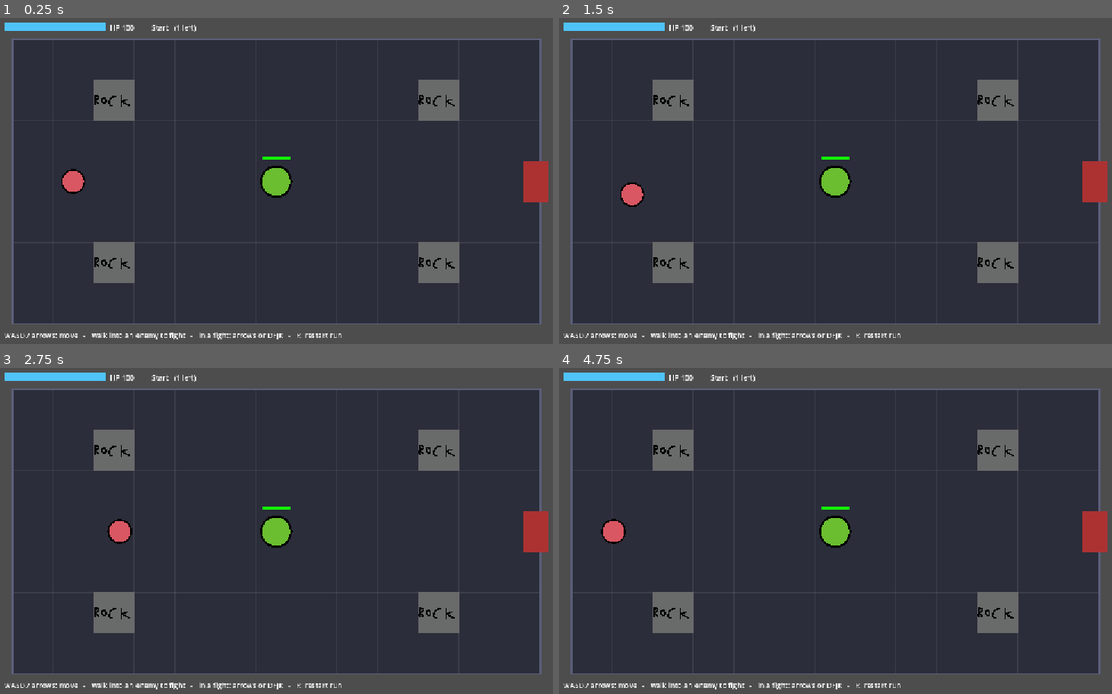
Above: before the commit, frames 1-4 (two rows, left to right).
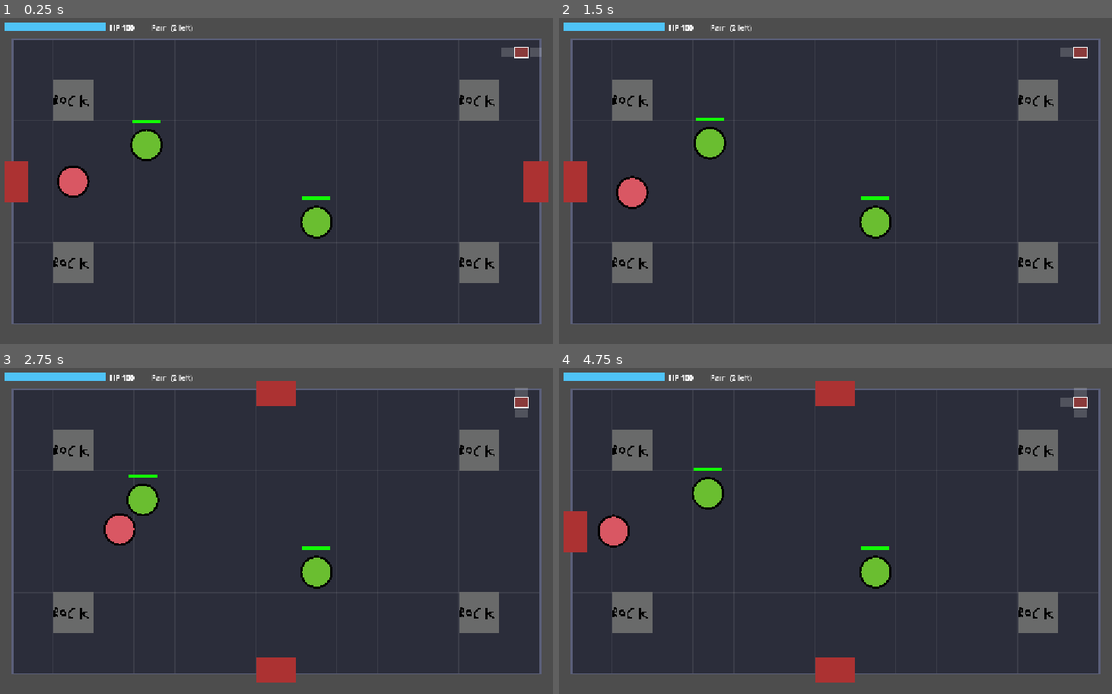
Above: after the commit, the same moments.

Repository: A41K/Rhythm-Game
Game: Godot game, scene res://scenes/room.tscn
Two runs of this game, one before a commit and one after it. Both use one fixed random seed, a clock stepped at 60 frames per second and the inputs below.
Inputs (mouse positions are in pixels of both pictures, inside the frame that each line leads up to):
- Up to frame 1 (0.25 s): no input
- Up to frame 2 (1.5 s): tap Enter at 0.5 s; move the mouse to (979, 181) at 0.52 s; hold D (move_right, bound only before the commit) 0.53-1.28 s; tap R at 0.6, 1.35 s; click (979, 181) at 0.67 s; move the mouse to (724, 216) at 1.27 s; hold S (move_down, bound only before the commit) from 1.28 s (still down)
- Up to frame 3 (2.75 s): move the mouse to (348, 469) at 2.02 s; release S (move_down, bound only before the commit) at 2.03 s; hold D (move_right, bound only before the commit) from 2.03 s (still down); tap Alt at 2.1 s; tap R at 2.3 s
- Up to frame 4 (4.75 s): move the mouse to (818, 622) at 2.77 s; release D (move_right, bound only before the commit) at 2.78 s; hold W (move_up, bound only before the commit) 2.78-3.53 s; tap Shift at 2.85 s; click (818, 622) at 2.92 s; tap R at 3.05, 3.8, 4.55 s; move the mouse to (1029, 605) at 3.52 s; hold A (move_left, bound only before the commit) from 3.53 s (still down); tap F at 3.6 s; move the mouse to (664, 495) at 4.27 s; tap J at 4.35 s

The runs differ from the first frame. In frame 1, 11% of the frame differs, in the area x 0-98%, y 2-99%; in frame 2, 11%; in frame 3, 12%; in frame 4, 12%, in the area x 0-100%, y 2-99%.
Error after the commit: Invalid assignment of property or key 'hold' with value of type 'bool' on a base object of type 'CharacterBody2D (Enemy)'. (res://scripts/room.gd:429)

Commit message:
v0.025 / The Improvement Update
- Remade how the rooms are loaded in
- Made the rooms appearing random
- Adde 4 more room types
- Reworked the enemy script
- Added movement ai to the enemies
- Remade the player movement
- Added moving animation to the player
- Removed controls text from the bottom
- Adde minimaps
- Fixed some bigger and smaller bugs
- Fixed the web version export
- Removed the old room types
- Added /pool for the rooms that can generate

Diff:
--- /dev/null
+++ b/rhythm-game/rooms/pool/corridor.json
@@ -0,0 +1,13 @@
+{
+  "name": "Corridor",
+  "layout": [
+	".............",
+	".####...####.",
+	".............",
+	"..a....a.....",
+	".............",
+	".####...####.",
+    "............."
+  ],
+  "enemies": { "a": {} }
+}
--- /dev/null
+++ b/rhythm-game/rooms/pool/pair.json
@@ -0,0 +1,17 @@
+{
+  "name": "Two types",
+  "layout": [
+	".............",
+	"..###...###..",
+	".............",
+	".....a.b.....",
+	".............",
+	"..###...###..",
+    "............."
+  ],
+  "enemies": {
+	"a": {},
+	"b": { "chart": "res://charts/hard.json" }
+  },
+  "doors": { "left": "res://rooms/room_2.json" }
+}
--- /dev/null
+++ b/rhythm-game/rooms/pool/pillars.json
@@ -0,0 +1,16 @@
+{
+  "name": "Pillars",
+  "layout": [
+	".............",
+	"..###...###..",
+	".............",
+	".....a.b.....",
+	".............",
+	"..###...###..",
+    "............."
+  ],
+  "enemies": {
+	"a": {},
+	"b": { "props": { "max_hp": 160, "chase_speed": 55, "aggro_radius": 320 } }
+  }
+}
--- a/rhythm-game/rooms/room_3.json
+++ /dev/null
@@ -1,17 +0,0 @@
-{
-  "name": "Two types",
-  "layout": [
-    ".............",
-    "..###...###..",
-    ".............",
-    ".....a.b.....",
-    ".............",
-    "..###...###..",
-    "............."
-  ],
-  "enemies": {
-    "a": {},
-    "b": { "chart": "res://charts/hard.json" }
-  },
-  "doors": { "left": "res://rooms/room_2.json" }
-}
--- a/rhythm-game/rooms/start.json
+++ b/rhythm-game/rooms/start.json
@@ -1,14 +1,21 @@
 {
-  "name": "Start",
+  "name": "Pair",
   "layout": [
-    ".............",
-    "..#.......#..",
-    ".............",
-    ".P....a......",
-    ".............",
-    "..#.......#..",
+	".............",
+	".#.........#.",
+	"...a.........",
+	".............",
+	".......c.....",
+	".#.........#.",
     "............."
   ],
-  "enemies": { "a": {} },
-  "doors": { "right": "res://rooms/room_2.json" }
+  "enemies": {
+	"a": {},
+	"c": {
+		"props": {
+			"max_hp": 60,
+			"chase_speed": 115
+			}
+		}
+	}
 }
--- a/rhythm-game/scripts/enemy.gd
+++ b/rhythm-game/scripts/enemy.gd
@@ -1,5 +1,5 @@
+extends CharacterBody2D
 class_name Enemy
-extends CharacterBody2D
 
 signal died
 
@@ -23,19 +23,27 @@
 var beat_pulse: float = 0.0
 var sprite: Texture2D = null
 var looking_left: bool = false
+var path_to: Callable = Callable()
+var random_point: Callable = Callable()
 
 
 func _ready() -> void:
 	motion_mode = CharacterBody2D.MOTION_MODE_FLOATING
 	hp = max_hp
+
+	add_to_group("enemies")
+
 	if ResourceLoader.exists(sprite_path):
 		sprite = load(sprite_path)
+
 	var shape: CollisionShape2D = CollisionShape2D.new()
 	var circle: CircleShape2D = CircleShape2D.new()
 	circle.radius = collision_radius
 	shape.shape = circle
 	add_child(shape)
+
 	Conductor.beat.connect(_on_beat)
+
 
 
 func _on_beat(_beat_number: int) -> void:
--- a/rhythm-game/scripts/player.gd
+++ b/rhythm-game/scripts/player.gd
@@ -1,69 +1,198 @@
+extends CharacterBody2D
 class_name Player
-extends CharacterBody2D
 
 signal died
 
-const SPRITE_PATH: String = "res://assets/leftcircle.png"
-const MOVE_KEYS: Dictionary = {
-	"move_left": [KEY_A, KEY_LEFT],
-	"move_right": [KEY_D, KEY_RIGHT],
-	"move_up": [KEY_W, KEY_UP],
-	"move_down": [KEY_S, KEY_DOWN],
-}
-
-@export var speed: float = 220.0
 @export var max_hp: float = 100.0
-@export var collision_radius: float = 14.0
-@export var sprite_height: float = 48.0
+@export_file("*.json") var chart_path: String = "res://test_chart.json"
+@export_file("*.ogg", "*.mp3", "*.wav") var song_path: String = ""
+@export_file("*.png", "*.webp", "*.jpg") var sprite_path: String = "res://assets/leftcircle.png"
+@export var chase_speed: float = 70.0
+@export var wander_speed: float = 35.0
+@export var aggro_radius: float = 260.0
+@export var move_speed: float = 220.0
+@export var lose_aggro_mult: float = 1.6
+@export var wander_radius: float = 170.0
+@export var idle_time: Vector2 = Vector2(0.8, 2.4)
+@export var acceleration: float = 650.0
+@export var friction: float = 900.0
+@export var separation_radius: float = 54.0
+@export var separation_strength: float = 60.0
+@export var collision_radius: float = 20.0
+@export var sprite_height: float = 64.0
 @export var art_faces_right: bool = true
+@export var color: Color = Color("4fc3f7")
+
 
 var hp: float = 100.0
-var can_move: bool = true
+var target: Node2D = null
+var engaged: bool = false
 var dead: bool = false
-var facing: Vector2 = Vector2.RIGHT
 var lunge: Vector2 = Vector2.ZERO
 var hurt_flash: float = 0.0
+var beat_pulse: float = 0.0
 var sprite: Texture2D = null
 var looking_left: bool = false
+var walk_t: float = 0.0
+var can_move: bool = true
+
+enum State { IDLE, WANDER, CHASE }
+var state: State = State.IDLE
+var state_timer: float = 0.0
+var hold: bool = false
+var path_to: Callable = Callable()
+var random_point: Callable = Callable()
+var waypoints: PackedVector2Array = PackedVector2Array()
+var repath_timer: float = 0.0
+var _probe: CircleShape2D = null
 
 
 func _ready() -> void:
 	motion_mode = CharacterBody2D.MOTION_MODE_FLOATING
 	hp = max_hp
-	if ResourceLoader.exists(SPRITE_PATH):
-		sprite = load(SPRITE_PATH)
+	if ResourceLoader.exists(sprite_path):
+		sprite = load(sprite_path)
 	var shape: CollisionShape2D = CollisionShape2D.new()
 	var circle: CircleShape2D = CircleShape2D.new()
 	circle.radius = collision_radius
 	shape.shape = circle
 	add_child(shape)
-	_setup_actions()
-
-
-func _physics_process(_delta: float) -> void:
+	_probe = CircleShape2D.new()
+	_probe.radius = collision_radius * 0.9
+	state_timer = randf_range(idle_time.x, idle_time.y)
+	Conductor.beat.connect(_on_beat)
+
+
+func _on_beat(_beat_number: int) -> void:
+	if engaged:
+		beat_pulse = 1.0
+
+
+
+func _physics_process(delta: float) -> void:
+	var direction := Vector2.ZERO
+
 	if can_move and not dead:
-		var dir: Vector2 = Input.get_vector("move_left", "move_right", "move_up", "move_down")
-		velocity = dir * speed
-		if dir != Vector2.ZERO:
-			facing = dir.normalized()
-	else:
-		velocity = Vector2.ZERO
+		direction.x = float(Input.is_physical_key_pressed(KEY_D) or Input.is_action_pressed("ui_right")) - float(Input.is_physical_key_pressed(KEY_A) or Input.is_action_pressed("ui_left"))
+		direction.y = float(Input.is_physical_key_pressed(KEY_S) or Input.is_action_pressed("ui_down")) - float(Input.is_physical_key_pressed(KEY_W) or Input.is_action_pressed("ui_up"))
+
+	if direction.length() > 1.0:
+		direction = direction.normalized()
+
+	velocity = direction * move_speed
 	move_and_slide()
+
+	if absf(velocity.x) > 1.0:
+		looking_left = velocity.x < 0.0
+
+
+func _think(delta: float) -> Vector2:
+	if target != null:
+		var dist: float = global_position.distance_to(target.global_position)
+		var limit: float = aggro_radius * (lose_aggro_mult if state == State.CHASE else 1.0)
+		if dist < limit:
+			if state != State.CHASE:
+				state = State.CHASE
+				repath_timer = 0.0
+				waypoints.clear()
+			return _chase(delta)
+	if state == State.CHASE:
+		_enter_idle()
+	return _wander(delta)
+
+
+func _chase(delta: float) -> Vector2:
+	var goal: Vector2 = target.global_position
+	if _line_clear(goal):
+		waypoints.clear()
+		return global_position.direction_to(goal) * chase_speed
+	repath_timer -= delta
+	if repath_timer <= 0.0 or waypoints.is_empty():
+		repath_timer = 0.25
+		waypoints = _get_path(goal)
+	return _follow(chase_speed)
+
+
+func _wander(delta: float) -> Vector2:
+	state_timer -= delta
+	if state == State.IDLE:
+		if state_timer <= 0.0 and random_point.is_valid():
+			var goal: Vector2 = random_point.call(global_position, wander_radius)
+			waypoints = _get_path(goal)
+			state = State.WANDER
+			state_timer = 4.0
+		return Vector2.ZERO
+	if state_timer <= 0.0 or waypoints.is_empty():
+		_enter_idle()
+		return Vector2.ZERO
+	return _follow(wander_speed)
+
+
+func _enter_idle() -> void:
+	state = State.IDLE
+	state_timer = randf_range(idle_time.x, idle_time.y)
+	waypoints.clear()
+
+
+func _get_path(goal: Vector2) -> PackedVector2Array:
+	if path_to.is_valid():
+		return path_to.call(global_position, goal)
+	return PackedVector2Array([goal])
+
+func face(target_pos: Vector2) -> void:
+	looking_left = target_pos.x < global_position.x
+	queue_redraw()
+
+func _follow(speed: float) -> Vector2:
+	while not waypoints.is_empty() and global_position.distance_to(waypoints[0]) < 14.0:
+		waypoints.remove_at(0)
+	if waypoints.is_empty():
+		return Vector2.ZERO
+	return global_position.direction_to(waypoints[0]) * speed
+
+
+func _line_clear(to: Vector2) -> bool:
+	var q: PhysicsShapeQueryParameters2D = PhysicsShapeQueryParameters2D.new()
+	q.shape = _probe
+	q.transform = Transform2D(0.0, global_position)
+	q.motion = to - global_position
+	q.exclude = _exclude_rids()
+	var r: PackedFloat32Array = get_world_2d().direct_space_state.cast_motion(q)
+	return r.size() >= 2 and r[0] >= 1.0
+
+
+func _exclude_rids() -> Array[RID]:
+	var rids: Array[RID] = [get_rid()]
+	for n: Node in get_tree().get_nodes_in_group("enemies"):
+		if n is CollisionObject2D:
+			rids.append((n as CollisionObject2D).get_rid())
+	if target is CollisionObject2D:
+		rids.append((target as CollisionObject2D).get_rid())
+	return rids
+
+
+func _separation() -> Vector2:
+	var push: Vector2 = Vector2.ZERO
+	for n: Node in get_tree().get_nodes_in_group("enemies"):
+		if n == self or not (n is Node2D):
+			continue
+		var off: Vector2 = global_position - (n as Node2D).global_position
+		var d: float = off.length()
+		if d > 0.01 and d < separation_radius:
+			push += off / d * (1.0 - d / separation_radius)
+	return push * separation_strength
 
 
 func _process(delta: float) -> void:
 	lunge = lunge.lerp(Vector2.ZERO, 1.0 - exp(-18.0 * delta))
 	hurt_flash = maxf(0.0, hurt_flash - delta * 5.0)
+	beat_pulse = maxf(0.0, beat_pulse - delta * 4.0)
+	walk_t += delta * 12.0 * clampf(velocity.length() / chase_speed, 0.0, 1.5)
 	queue_redraw()
 
 
-func face(target_pos: Vector2) -> void:
-	facing = (target_pos - global_position).normalized()
-
-
 func attack_toward(target_pos: Vector2) -> void:
-	face(target_pos)
-	lunge = facing * 18.0
+	lunge = (target_pos - global_position).normalized() * 24.0
 
 
 func take_hit(amount: float) -> void:
@@ -77,32 +206,35 @@
 
 
 func _draw() -> void:
-	if absf(facing.x) > 0.1:
-		looking_left = facing.x < 0.0
-
+	if engaged and target != null:
+		looking_left = target.global_position.x < global_position.x
+	elif absf(velocity.x) > 5.0:
+		looking_left = velocity.x < 0.0
+	elif target != null:
+		looking_left = target.global_position.x < global_position.x
+	var moving: float = clampf(velocity.length() / chase_speed, 0.0, 1.5)
+	var bob: Vector2 = Vector2(0.0, -absf(sin(walk_t)) * 3.0 * moving)
+	draw_set_transform(Vector2(0.0, collision_radius * 0.9), 0.0, Vector2(1.0, 0.35))
+	draw_circle(Vector2.ZERO, collision_radius, Color(0, 0, 0, 0.3))
+	draw_set_transform(Vector2.ZERO, 0.0, Vector2.ONE)
+
+	var top: float = collision_radius
 	if sprite != null:
-		var h: float = sprite_height
+		var h: float = sprite_height * (1.0 + 0.12 * beat_pulse)
 		var w: float = h * float(sprite.get_width()) / float(sprite.get_height())
 		var tint: Color = Color(1.0, 1.0 - 0.7 * hurt_flash, 1.0 - 0.7 * hurt_flash)
-		if dead:
-			tint = Color(0.35, 0.35, 0.4)
 		var flip: bool = looking_left == art_faces_right
-		draw_set_transform(lunge, 0.0, Vector2(-1.0 if flip else 1.0, 1.0))
+		draw_set_transform(lunge + bob, 0.0, Vector2(-1.0 if flip else 1.0, 1.0))
 		draw_texture_rect(sprite, Rect2(-w * 0.5, -h * 0.5, w, h), false, tint)
 		draw_set_transform(Vector2.ZERO, 0.0, Vector2.ONE)
+		top = sprite_height * 0.5
 	else:
-		var body_color: Color = Color("4fc3f7").lerp(Color.WHITE, hurt_flash)
-		if dead:
-			body_color = Color(0.3, 0.3, 0.35)
-		draw_circle(lunge, collision_radius, body_color)
-		draw_circle(lunge + facing * 8.0, 4.0, Color(0.1, 0.1, 0.2))
-
-
-func _setup_actions() -> void:
-	for action: String in MOVE_KEYS:
-		if not InputMap.has_action(action):
-			InputMap.add_action(action)
-		for key: int in MOVE_KEYS[action]:
-			var ev: InputEventKey = InputEventKey.new()
-			ev.physical_keycode = key as Key
-			InputMap.action_add_event(action, ev)
+		var c: Color = color.lerp(Color.WHITE, hurt_flash)
+		var r: float = collision_radius + 5.0 * beat_pulse
+		draw_circle(lunge + bob, r, c)
+		draw_circle(lunge + bob + Vector2(-7, -4), 3.5, Color.BLACK)
+		draw_circle(lunge + bob + Vector2(7, -4), 3.5, Color.BLACK)
+	var w_bar: float = 56.0
+
+	if is_in_group("enemies"):
+		remove_from_group("enemies")
--- a/rhythm-game/scripts/room.gd
+++ b/rhythm-game/scripts/room.gd
@@ -14,6 +14,9 @@
 const DEFAULT_ROCK: String = "res://assets/sprites/rock.png"
 const DEFAULT_DOOR_OPEN: String = "res://assets/sprites/door_open.png"
 const DEFAULT_DOOR_CLOSED: String = "res://assets/sprites/door_closed.png"
+const DIRS: Dictionary = {
+	"top": Vector2i(0, -1), "bottom": Vector2i(0, 1), "left": Vector2i(-1, 0), "right": Vector2i(1, 0),
+}
 const DEFAULT_ROOM: Dictionary = {
 	"name": "Default room",
 	"layout": [
@@ -26,16 +29,23 @@
 		".............",
 	],
 	"enemies": {"a": {}},
-	"doors": {},
 }
 
 @export_file("*.json") var start_room: String = "res://rooms/start.json"
-
-static var current_room: String = ""
+@export_dir var pool_dir: String = "res://rooms/pool"
+@export var rooms_per_floor: int = 8
+
+var path_to: Callable = Callable()
+var random_point: Callable = Callable()
+
+static var floor_map: Dictionary = {}
 static var cleared_rooms: Dictionary = {}
+static var visited_rooms: Dictionary = {}
+static var current_cell: Vector2i = Vector2i.ZERO
 static var entered_from: String = ""
 static var saved_hp: float = -1.0
 
+const Player = preload("res://scripts/player.gd")
 var player: Player
 var battle: RhythmBattle
 var enemies: Array[Enemy] = []
@@ -51,6 +61,7 @@
 var room_path: String = ""
 var room_data: Dictionary = {}
 var doors: Dictionary = {}
+var astar: AStarGrid2D = null
 var rocks: Array[Vector2i] = []
 var spawns: Array[Dictionary] = []
 var player_start: Vector2 = Vector2.ZERO
@@ -67,11 +78,19 @@
 	if PIXEL_ART:
 		texture_filter = CanvasItem.TEXTURE_FILTER_NEAREST
 
-	room_path = current_room if current_room != "" else start_room
+	if floor_map.is_empty():
+		_generate_floor()
+	room_path = floor_map[current_cell]
+	visited_rooms[current_cell] = true
 	room_data = _load_room(room_path)
+	doors.clear()
+	for side: String in DIRS:
+		if floor_map.has(current_cell + (DIRS[side] as Vector2i)):
+			doors[side] = true
 	_parse_layout()
+	_build_nav()
 	_load_textures()
-	room_cleared = cleared_rooms.has(room_path)
+	room_cleared = cleared_rooms.has(current_cell)
 
 	_build_walls()
 	_build_rocks()
@@ -87,6 +106,92 @@
 	battle.note_judged.connect(_on_note_judged)
 	battle.chart_finished.connect(_on_chart_finished)
 	player.died.connect(_on_player_died)
+
+func _scan_pool() -> Array:
+	var out: Array = []
+	var dir: DirAccess = DirAccess.open(pool_dir)
+	if dir != null:
+		for f in dir.get_files():
+			if f.ends_with(".json"):
+				out.append(pool_dir.path_join(f))
+	out.sort()
+	if out.is_empty():
+		push_warning("No room templates found in '%s', using the default room." % pool_dir)
+		out.append("")
+	return out
+
+
+func _generate_floor() -> void:
+	floor_map = {}
+	cleared_rooms = {}
+	visited_rooms = {}
+	current_cell = Vector2i.ZERO
+	entered_from = ""
+	saved_hp = -1.0
+	floor_map[Vector2i.ZERO] = start_room
+	var pool: Array = _scan_pool()
+	var bag: Array = []
+	var tries: int = 0
+	while floor_map.size() < rooms_per_floor and tries < 1000:
+		tries += 1
+		var from: Vector2i = floor_map.keys().pick_random()
+		var cell: Vector2i = from + (DIRS.values().pick_random() as Vector2i)
+		if floor_map.has(cell) or _neighbor_count(cell) > 1:
+			continue
+		if bag.is_empty():
+			bag = pool.duplicate()
+			bag.shuffle()
+		floor_map[cell] = bag.pop_back()
+
+
+func _neighbor_count(cell: Vector2i) -> int:
+	var n: int = 0
+	for side: String in DIRS:
+		if floor_map.has(cell + (DIRS[side] as Vector2i)):
+			n += 1
+	return n
+
+func _build_nav() -> void:
+	astar = AStarGrid2D.new()
+	astar.region = Rect2i(0, 0, COLS, ROWS)
+	astar.cell_size = Vector2(TILE, TILE)
+	astar.diagonal_mode = AStarGrid2D.DIAGONAL_MODE_ONLY_IF_NO_OBSTACLES
+	astar.update()
+	for cell in rocks:
+		astar.set_point_solid(cell, true)
+
+
+func _world_to_cell(p: Vector2) -> Vector2i:
+	var c: Vector2i = Vector2i(((p - ROOM_RECT.position) / TILE).floor())
+	return Vector2i(clampi(c.x, 0, COLS - 1), clampi(c.y, 0, ROWS - 1))
+
+
+func _nav_path(from: Vector2, to: Vector2) -> PackedVector2Array:
+	var out: PackedVector2Array = PackedVector2Array()
+	var a: Vector2i = _world_to_cell(from)
+	var b: Vector2i = _world_to_cell(to)
+	if astar.is_point_solid(a) or astar.is_point_solid(b):
+		out.append(to)
+		return out
+	var ids: Array = astar.get_id_path(a, b)
+	for i in range(1, ids.size()):
+		out.append(_cell_center(ids[i]))
+	if out.is_empty():
+		out.append(to)
+	else:
+		out[out.size() - 1] = to
+	return out
+
+
+func _nav_random_point(near: Vector2, radius: float) -> Vector2:
+	for i in 12:
+		var p: Vector2 = near + Vector2.from_angle(randf() * TAU) * randf_range(radius * 0.4, radius)
+		p.x = clampf(p.x, ROOM_RECT.position.x + 40.0, ROOM_RECT.end.x - 40.0)
+		p.y = clampf(p.y, ROOM_RECT.position.y + 40.0, ROOM_RECT.end.y - 40.0)
+		if not astar.is_point_solid(_world_to_cell(p)):
+			return p
+	return near
+
 
 func _load_room(path: String) -> Dictionary:
 	var file: FileAccess = FileAccess.open(path, FileAccess.READ)
@@ -103,7 +208,6 @@
 func _parse_layout() -> void:
 	rocks.clear()
 	spawns.clear()
-	doors = room_data.get("doors", {})
 	player_start = _cell_center(Vector2i(1, ROWS / 2))
 	var rows: Array = room_data.get("layout", [])
 	if rows.size() != ROWS:
@@ -116,11 +220,20 @@
 			var ch: String = line[c]
 			var cell: Vector2i = Vector2i(c, r)
 			if ch == "#":
-				rocks.append(cell)
+				if _is_door_approach(cell):
+					push_warning("Room '%s': rock at %s blocks a door entrance, ignored." % [room_path, cell])
+				else:
+					rocks.append(cell)
 			elif ch == "P":
 				player_start = _cell_center(cell)
 			elif ch >= "a" and ch <= "z":
 				spawns.append({"cell": cell, "type": ch})
+
+
+func _is_door_approach(cell: Vector2i) -> bool:
+	if cell.x == COLS / 2 and (cell.y <= 1 or cell.y >= ROWS - 2):
+		return true
+	return cell.y == ROWS / 2 and (cell.x <= 1 or cell.x >= COLS - 2)
 
 
 func _load_textures() -> void:
@@ -141,15 +254,25 @@
 func _cell_center(cell: Vector2i) -> Vector2:
 	return ROOM_RECT.position + (Vector2(cell) + Vector2(0.5, 0.5)) * TILE
 
+
 func _spawn_player() -> void:
 	player = Player.new()
 	player.position = player_start
+
 	if entered_from != "" and doors.has(entered_from):
 		player.position = _door_entry_point(entered_from)
+
 	add_child(player)
+
+	player.visible = true
+	player.modulate = Color.WHITE
+	player.z_index = 100
+	player.queue_redraw()
+
 	if saved_hp > 0.0:
 		player.hp = minf(saved_hp, player.max_hp)
 
+	print("PLAYER SPRITE TEST: ", player.sprite)
 
 func _spawn_enemies() -> void:
 	if room_cleared:
@@ -160,12 +283,16 @@
 		var enemy: Enemy = _make_enemy(defs.get(type_key, {}), type_key)
 		enemy.position = _cell_center(s["cell"])
 		enemy.target = player
+		print(enemy.get_script().resource_path)
+		print(enemy.get_script().get_script_method_list())
+		enemy.path_to = _nav_path
+		enemy.random_point = _nav_random_point
 		add_child(enemy)
 		enemy.died.connect(_on_enemy_died.bind(enemy))
 		enemies.append(enemy)
 	if enemies.is_empty():
 		room_cleared = true
-		cleared_rooms[room_path] = true
+		cleared_rooms[current_cell] = true
 
 
 func _make_enemy(def_in: Variant, type_key: String) -> Enemy:
@@ -255,11 +382,10 @@
 func _use_door(side: String) -> void:
 	leaving = true
 	saved_hp = player.hp
-	current_room = str(doors[side])
+	current_cell += DIRS[side] as Vector2i
 	entered_from = _opposite(side)
 	Conductor.stop()
 	get_tree().reload_current_scene.call_deferred()
-
 
 func _physics_process(_delta: float) -> void:
 	if fighting or leaving or state_text != "":
@@ -271,7 +397,7 @@
 				return
 	else:
 		for side: String in doors:
-			if str(doors[side]) != "" and _door_rect(side).has_point(player.position):
+			if _door_rect(side).has_point(player.position):
 				_use_door(side)
 				return
 
@@ -287,10 +413,7 @@
 
 func _unhandled_input(event: InputEvent) -> void:
 	if event is InputEventKey and event.pressed and not event.echo and event.keycode == KEY_R:
-		current_room = ""
-		cleared_rooms.clear()
-		entered_from = ""
-		saved_hp = -1.0
+		floor_map = {}
 		Conductor.stop()
 		get_tree().reload_current_scene()
 
@@ -301,6 +424,9 @@
 	player.can_move = false
 	player.face(e.global_position)
 	e.engaged = true
+	for other in enemies:
+		if other != e:
+			other.hold = true
 	battle.start_chart(e.chart_path, e.song_path)
 
 
@@ -333,10 +459,12 @@
 		active_enemy = null
 		battle.stop()
 		player.can_move = true
+		for other in enemies:
+			other.hold = false
 	e.queue_free()
 	if enemies.is_empty():
 		room_cleared = true
-		cleared_rooms[room_path] = true
+		cleared_rooms[current_cell] = true
 		banner_text = "ROOM CLEARED"
 		banner_timer = 2.0
 
@@ -349,7 +477,6 @@
 		e.target = null
 	active_enemy = null
 	state_text = "YOU DIED  -  press R to reset"
-
 
 func _draw() -> void:
 	var font: Font = ThemeDB.fallback_font
@@ -376,11 +503,12 @@
 		else:
 			draw_rect(rect.grow(-4.0), Color("4a4d63"))
 			draw_rect(rect.grow(-4.0), Color("1d1e29"), false, 3.0)
-
-	draw_rect(Rect2(40, 12, 200, 16), Color(0, 0, 0, 0.5))
-	draw_rect(Rect2(40, 12, 200.0 * clampf(player.hp / player.max_hp, 0.0, 1.0), 16), Color("4fc3f7"))
-	draw_string(font, Vector2(248, 26), "HP %d" % int(player.hp), HORIZONTAL_ALIGNMENT_LEFT, -1, 14)
+		draw_rect(Rect2(40, 12, 200, 16), Color(0, 0, 0, 0.5))
+		draw_rect(Rect2(40, 12, 200.0 * clampf(player.hp / player.max_hp, 0.0, 1.0), 16), Color("4fc3f7"))
+		draw_string(font, Vector2(248, 26), "HP %d" % int(player.hp), HORIZONTAL_ALIGNMENT_LEFT, -1, 14)
 	draw_string(font, Vector2(330, 26), "%s   (%d left)" % [str(room_data.get("name", "")), enemies.size()], HORIZONTAL_ALIGNMENT_LEFT, -1, 14)
+
+	_draw_minimap()
 
 	for p in popups:
 		var a: float = clampf(float(p["life"]) / 0.8, 0.0, 1.0)
@@ -390,8 +518,27 @@
 		draw_string(font, Vector2(0, 330), state_text, HORIZONTAL_ALIGNMENT_CENTER, 760, 32)
 	elif banner_timer > 0.0:
 		draw_string(font, Vector2(0, 330), banner_text, HORIZONTAL_ALIGNMENT_CENTER, 760, 32, Color(1, 1, 1, clampf(banner_timer, 0.0, 1.0)))
-	elif not fighting:
-		draw_string(font, Vector2(40, 632), "WASD / arrows: move   -   walk into an enemy to fight   -   in a fight: arrows or DFJK   -   R: restart run", HORIZONTAL_ALIGNMENT_LEFT, -1, 14)
+
+func _draw_minimap() -> void:
+	var cell_size: Vector2 = Vector2(24, 17)
+	var gap: float = 4.0
+	var origin: Vector2 = Vector2(1060, 70)
+	for cell: Vector2i in floor_map:
+		var seen: bool = visited_rooms.has(cell)
+		if not seen:
+			var near: bool = false
+			for side: String in DIRS:
+				if visited_rooms.has(cell + (DIRS[side] as Vector2i)):
+					near = true
+			if not near:
+				continue
+		var rect: Rect2 = Rect2(origin + Vector2(cell) * (cell_size + Vector2(gap, gap)) - cell_size * 0.5, cell_size)
+		var col: Color = Color(1, 1, 1, 0.18)
+		if seen:
+			col = Color("8a3b3b") if not cleared_rooms.has(cell) else Color("9aa3c7")
+		draw_rect(rect, col)
+		if cell == current_cell:
+			draw_rect(rect.grow(2.0), Color.WHITE, false, 2.0)
 
 
 func _draw_door(side: String) -> void:
Renamed: rhythm-game/rooms/room_2.json -> rhythm-game/rooms/pool/single.json
Not shown, changed: index.pck
Not shown, added: rhythm-game/scenes/room.tscn101622144.tmp
Not shown, added: rhythm-game/scenes/room.tscn154395695.tmp
Not shown, added: rhythm-game/scenes/room.tscn212274360.tmp
